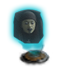
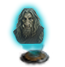
Before/after of a (65, 67) layered artwork. What changed in the layer stack:
painted on "Calque 21" over [13, 8, 45, 44]
